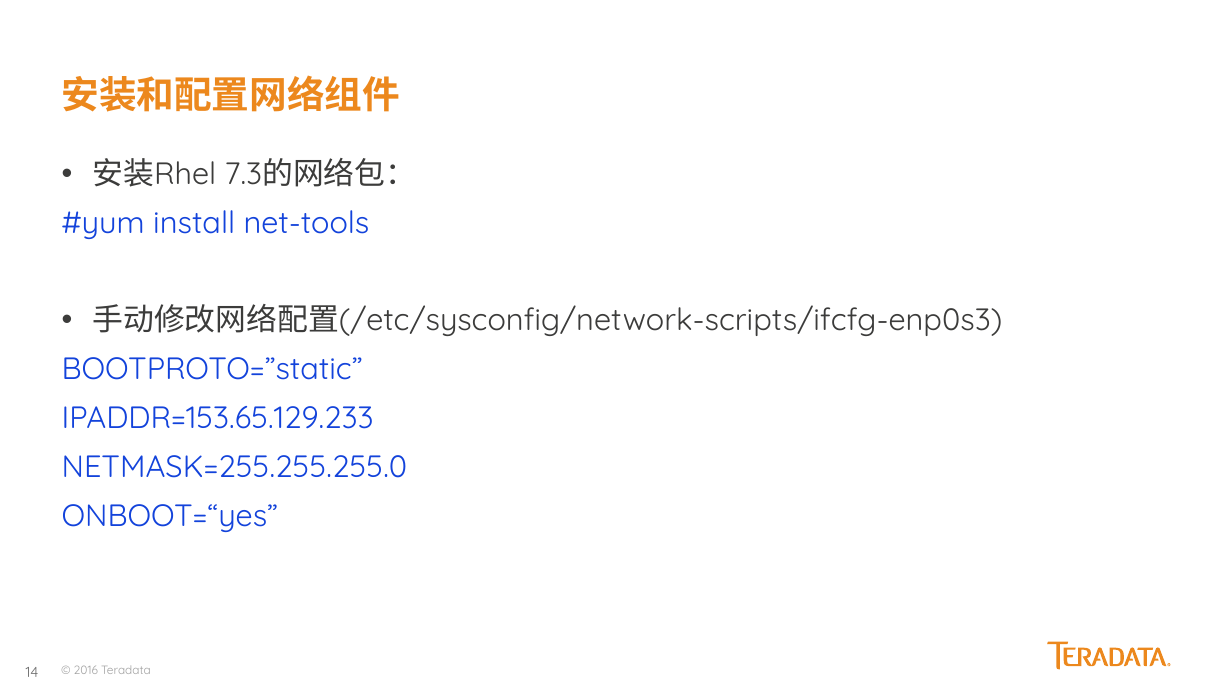
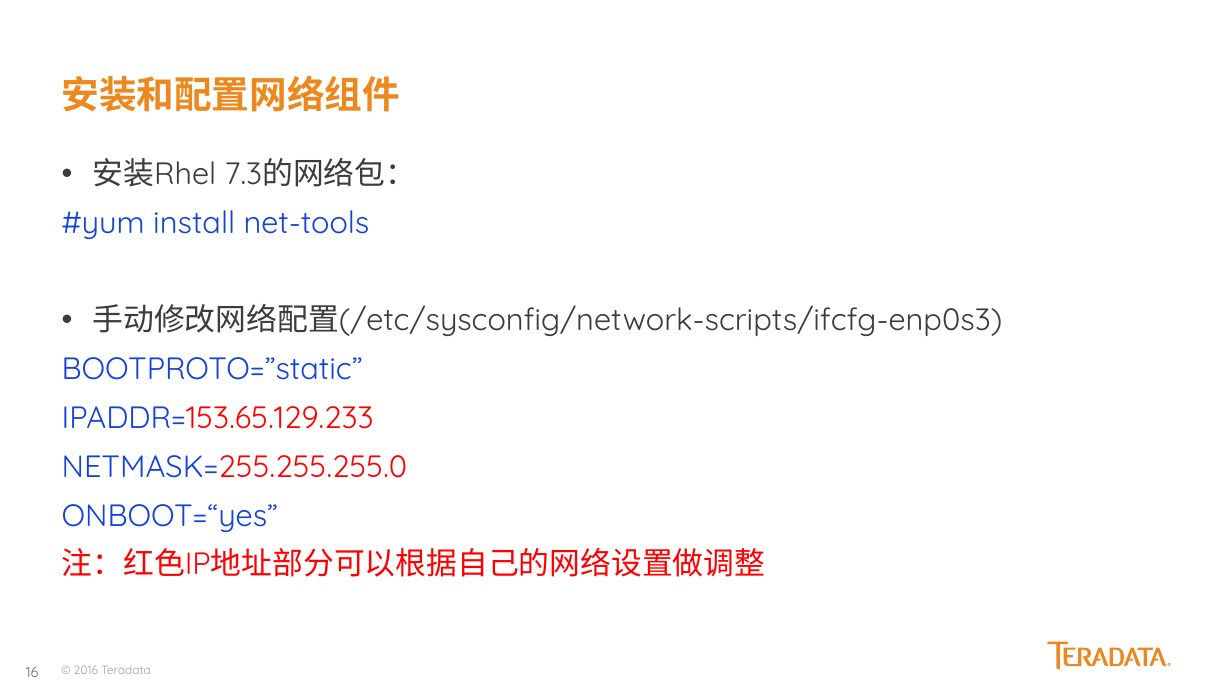
Before and after one commit to yaoran2000/MyTeradata, a slide deck: slide 16 of slides/Kylo配置与使用.pptx (slide 14 before the commit). Drawn at 1232x693 pixels with LibreOffice and Linux fonts; fonts in the diff are those of the drawing. Boxes give left, top, right and bottom in pixels: in the first picture for what was removed or moved away, otherwise in the second. Text is boxed around its words. In the diff, an @@ line names an element or a change of style, - is before the commit and + after.

```diff
--- a/slides/Kylo配置与使用.pptx
+++ b/slides/Kylo配置与使用.pptx
@@ text at [62, 406, 408, 478]: text colour #1343DB to #FF0000 in "IPADDR=153.65.129.233", "NETMASK=255.255.255.0" @@
@@ text at [62, 548, 766, 577]: paragraph added @@
+注：红色IP地址部分可以根据自己的网络设置做调整
@@ page number at [26, 666, 39, 677]: text changed @@
-14
+16
```
Also in this commit, not shown: 2 other slides changed, 3 slides added.
